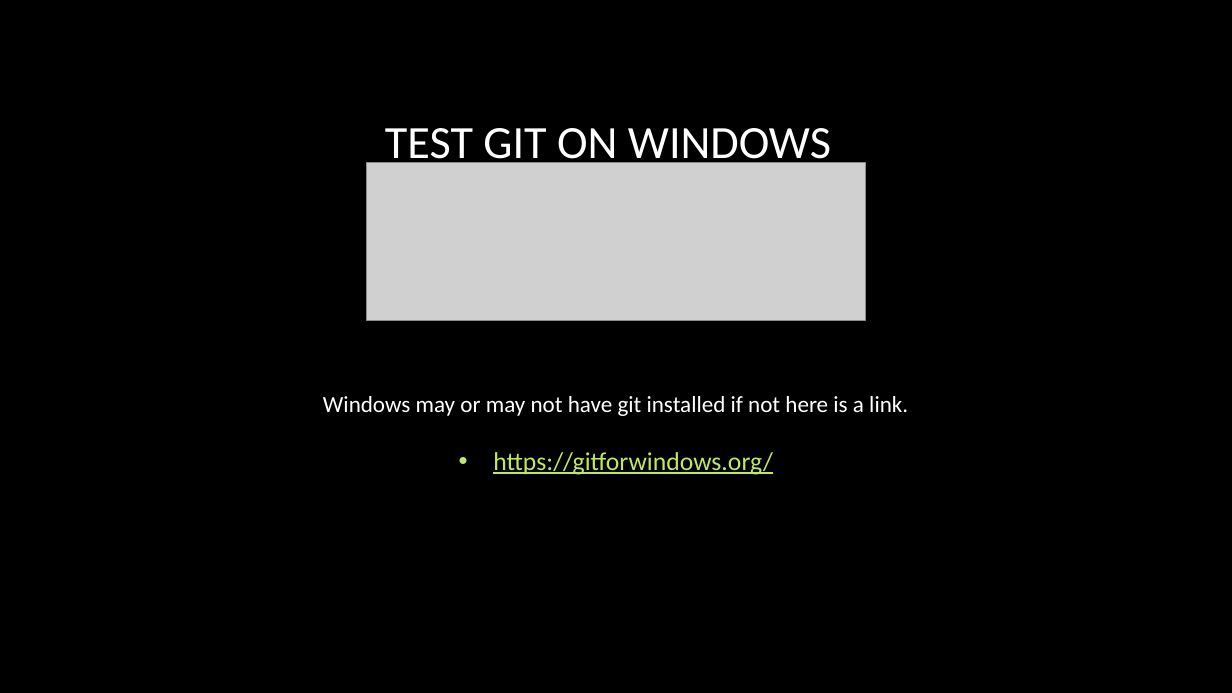
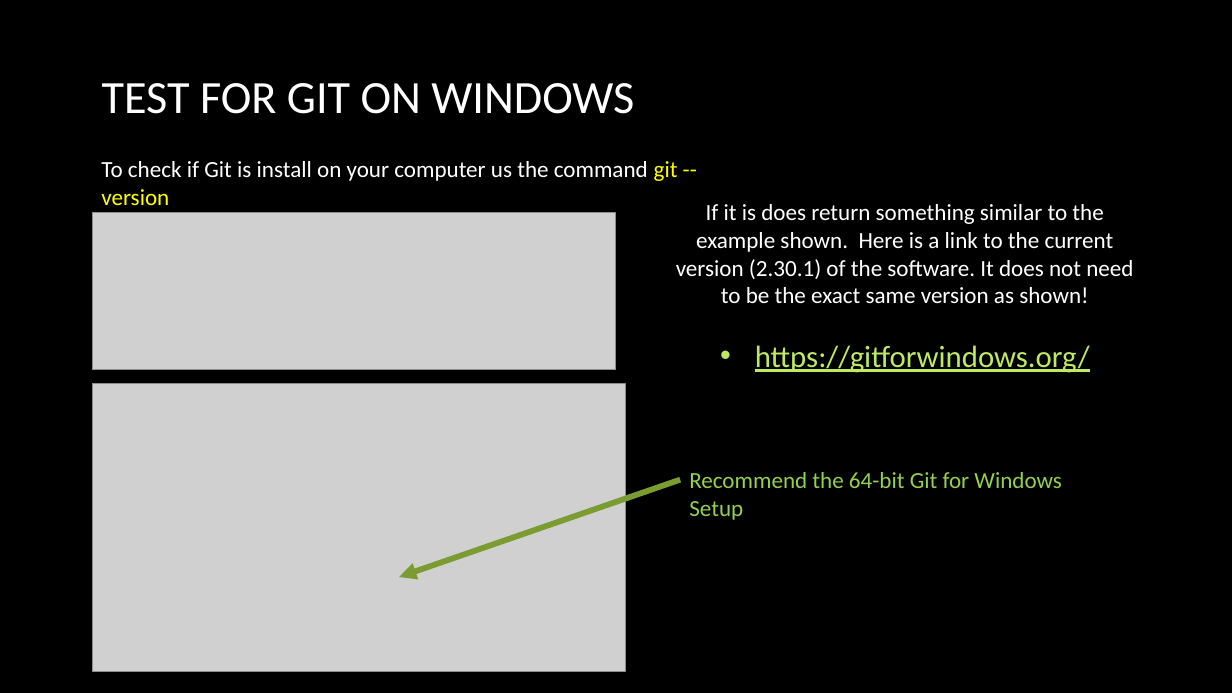
Before and after one commit to chrisbuwahpc/Data1001, a slide deck: slide 4 of VM_instructions.pptx. Drawn at 1232x693 pixels with LibreOffice and Linux fonts; fonts in the diff are those of the drawing; grey boxes stand for pictures; background and template pictures are left out. Boxes give left, top, right and bottom in pixels: in the first picture for what was removed or moved away, otherwise in the second. Text is boxed around its words. In the diff, an @@ line names an element or a change of style, - is before the commit and + after.

```diff
--- a/VM_instructions.pptx
+++ b/VM_instructions.pptx
@@ title at (102,83,634,114): text changed @@
-TEST GIT ON WINDOWS
+TEST FOR GIT ON WINDOWS
@@ text added at (101,161,678,181), 18 pt, text #FFFFFF @@
+To check if Git is install on your computer us the command git --version
@@ text "If it is does return ...": place and size @@
-text "If it is does return ..." at (323,396,908,475)
+text "If it is does return ..." at (676,204,1133,373)
@@ text at (676,204,1133,303): text changed @@
-Windows may or may not have git installed if not here is a link.
+If it is does return something similar to the example shown. Here is a link to the current version (2.30.1) of the software. It does not need to be the exact same version as shown!
@@ picture: place and size @@
-picture at (367,163,865,321)
+picture at (92,213,616,370)
@@ text at (755,345,1090,373): size 20 to 24 pt in "https://gitforwindows.org/" @@
@@ picture added at (92,384,626,672) @@
@@ text added at (689,472,1061,520), 18 pt, text #92D050 @@
+Recommend the 64-bit Git for Windows Setup
@@ arrow added from (680, 480) to (399, 577), #7B9D32 4.5 pt @@
```
Also in this commit, not shown: 6 other slides changed, 1 slide added, 2 other files.
